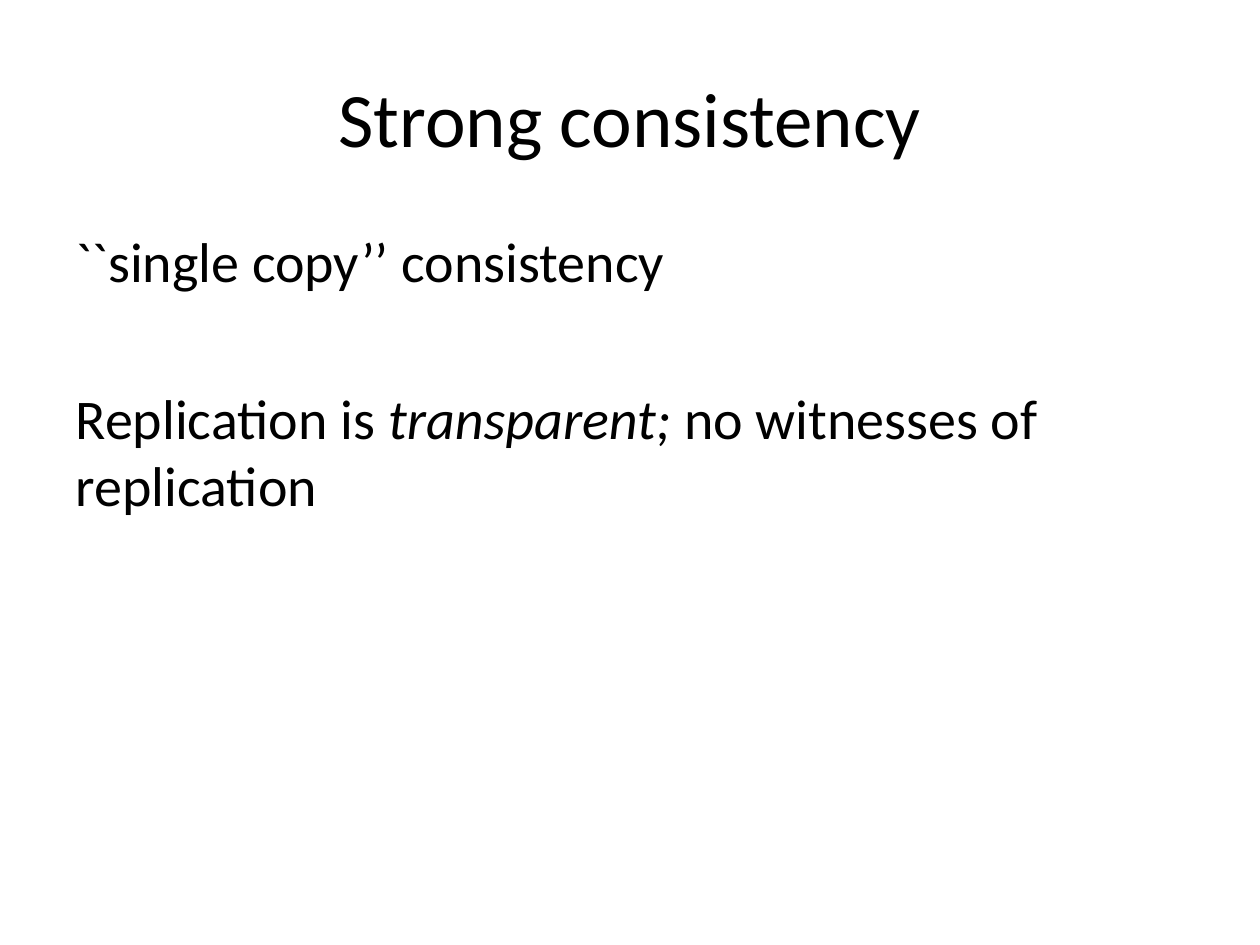
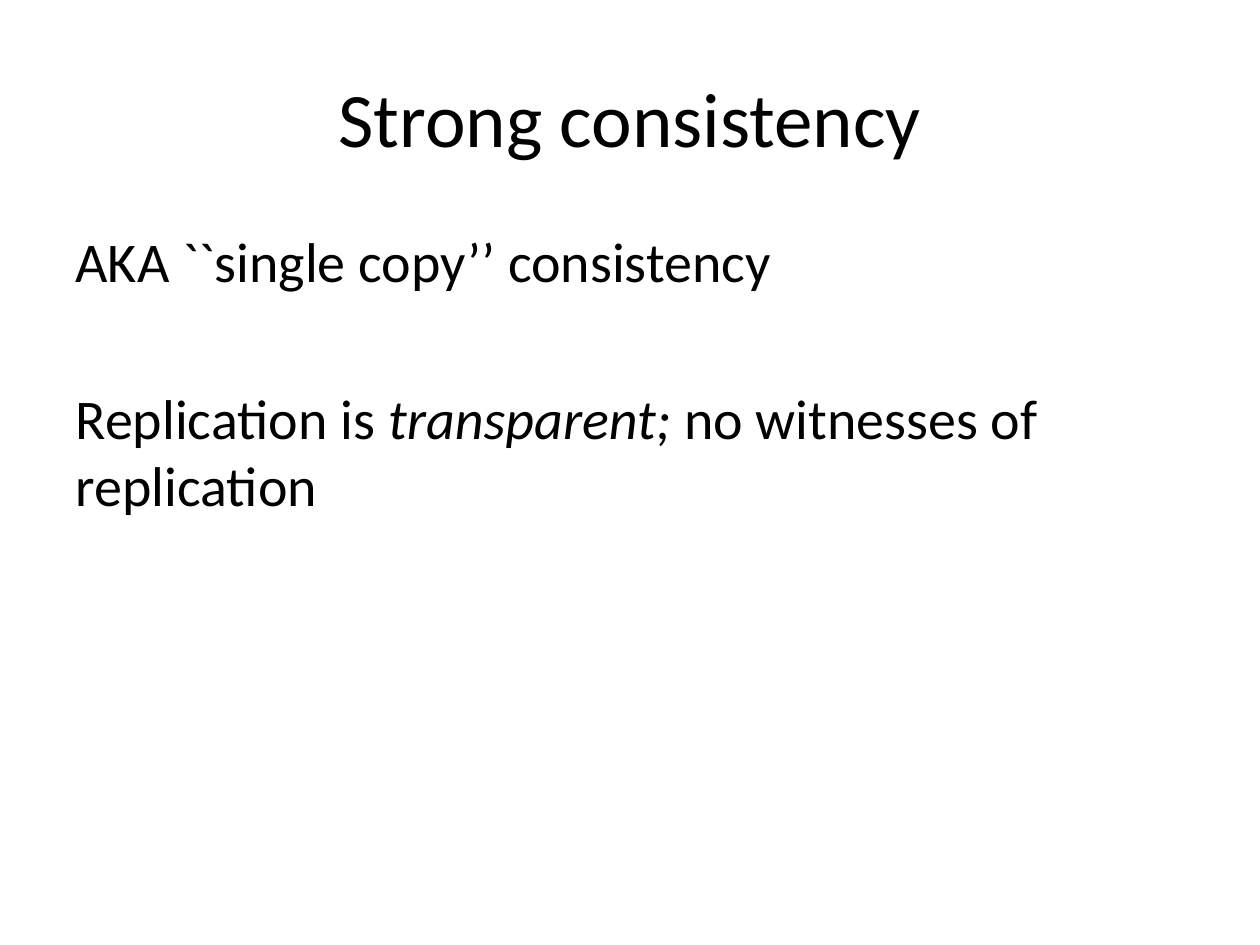
Before and after one commit to declarativitydotnet/declarativity, a slide deck: slide 14 of socc12-bloom-tutorial/slides/bloom-tutorial.pptx. Drawn at 1260x945 pixels with LibreOffice and Linux fonts; fonts in the diff are those of the drawing. Boxes give left, top, right and bottom in pixels: in the first picture for what was removed or moved away, otherwise in the second. Text is boxed around its words. In the diff, an @@ line names an element or a change of style, - is before the commit and + after.

```diff
--- a/socc12-bloom-tutorial/slides/bloom-tutorial.pptx
+++ b/socc12-bloom-tutorial/slides/bloom-tutorial.pptx
@@ text at (76, 242, 771, 292): text changed @@
-``single copy’’ consistency
+AKA ``single copy’’ consistency
```
Also in this commit, not shown: 3 other slides changed, 4 slides added, 1 slide removed.
